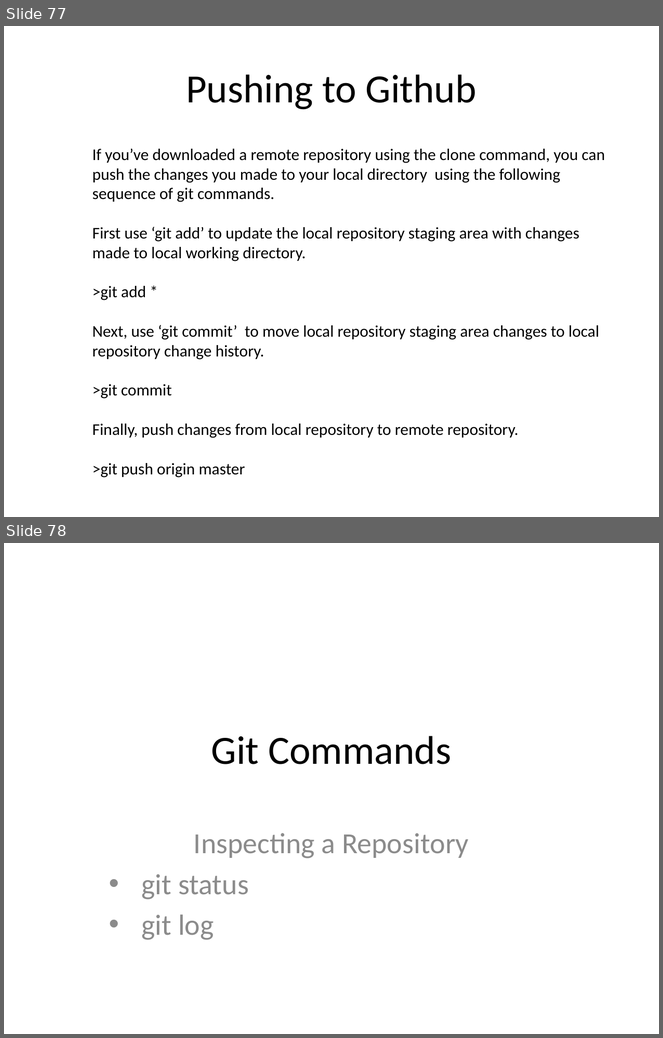
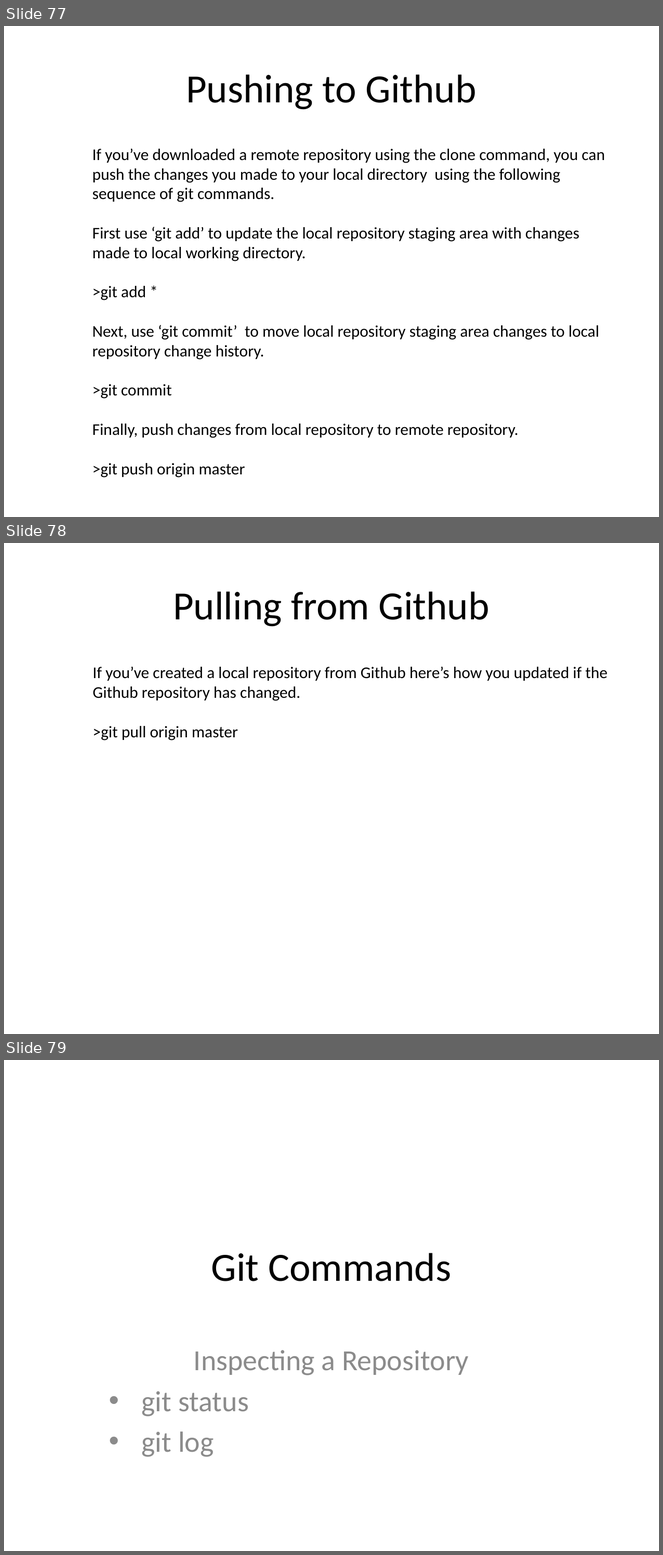
Before and after one commit to polsztyn/GitLearningStuff, a slide deck: Git.pptx. Shown one above the other, each under a label of ours: slides 77 and 78 before the commit, slides 77, 78 and 79 after it. The pictures are 663x1038 and 663x1555 pixels, drawn with LibreOffice and Linux fonts; fonts in the diff are those of the drawing. Boxes give left, top, right and bottom in pixels: in the first picture for what was removed or moved away, otherwise in the second. Text is boxed around its words. In the diff, an @@ line names an element or a change of style, - is before the commit and + after.

Commit message:
Me

```diff
--- a/Git.pptx
+++ b/Git.pptx
@@ slide 78 added at (4, 543, 659, 1034), background #FFFFFF @@
@@ title added at (173, 591, 490, 627), 44 pt, text #000000 @@
+Pulling from Github
@@ text added at (93, 667, 608, 741), 18 pt, text #000000 @@
+If you’ve created a local repository from Github here’s how you updated if the Github repository has changed.
+>git pull origin master
@@ what was slide 78 is now slide 79 @@
```
